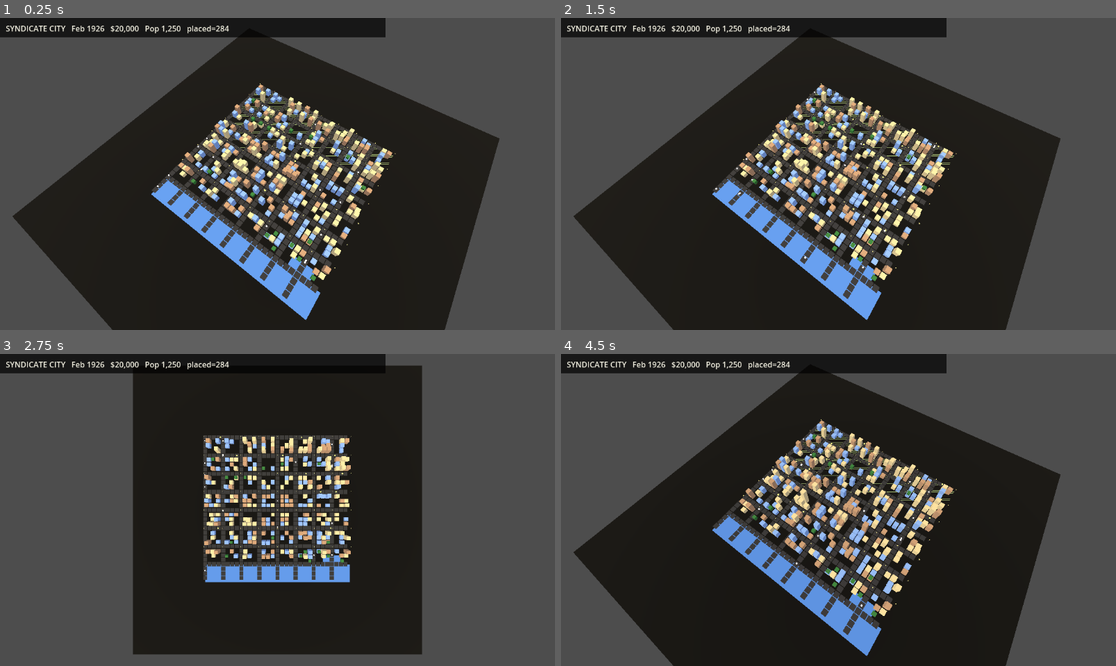
Above: before the commit, frames 1-4 (two rows, left to right).
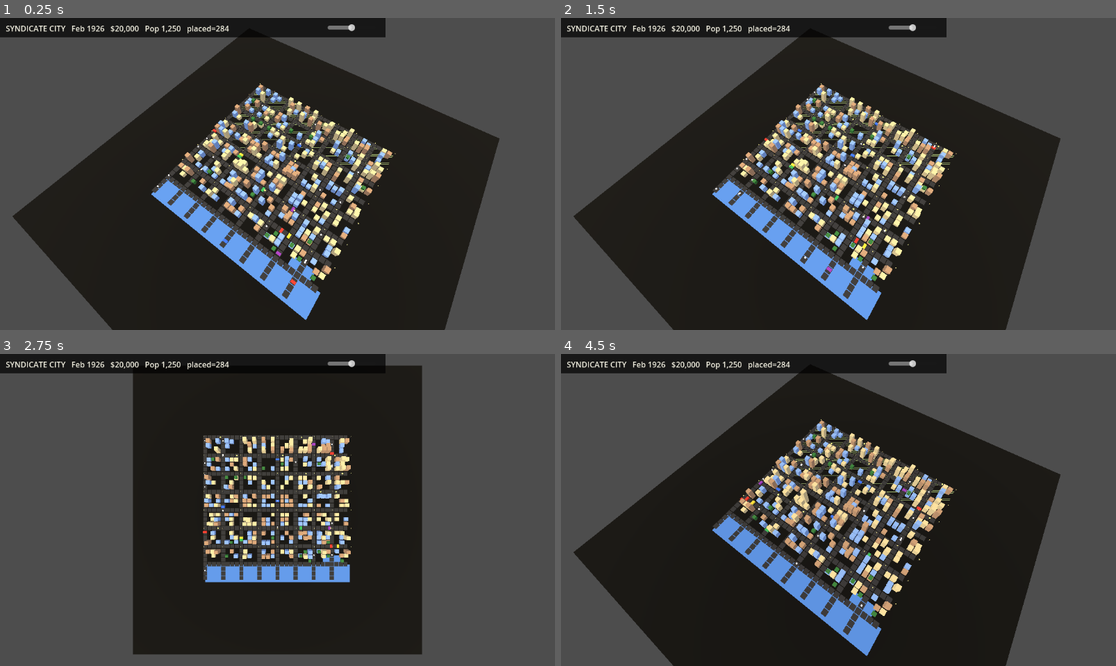
Above: after the commit, the same moments.

Repository: Fedgerick/syndicatecity-2d
Game: Godot game, scene res://main.tscn
Same seed, same stepped clock (60 frames per second), same inputs: the game is played once before the commit and once after it.
Inputs (mouse positions are in pixels of both pictures, inside the frame that each line leads up to):
- Up to frame 1 (0.25 s): no input
- Up to frame 2 (1.5 s): tap Enter at 0.5 s; move the mouse to (960, 158) at 0.52 s; tap T at 0.6, 1.35 s; click (960, 158) at 0.67 s; tap Space at 1.25 s; move the mouse to (727, 189) at 1.27 s; click (727, 189) at 1.42 s
- Up to frame 3 (2.75 s): tap Enter at 2 s; move the mouse to (333, 441) at 2.02 s; tap T at 2.1 s; click (333, 441) at 2.17 s
- Up to frame 4 (4.5 s): tap Space at 2.75 s; move the mouse to (810, 572) at 2.77 s; tap T at 2.85, 3.6, 4.35 s; click (810, 572) at 2.92 s; move the mouse to (1005, 556) at 3.52 s; click (1005, 556) at 3.67 s; move the mouse to (672, 463) at 4.27 s; click (672, 463) at 4.42 s

The runs differ from the first frame. In frame 1, 0.2% of the frame differs, in the area x 38-64%, y 2-86%; in frame 2, 0.2%; in frame 3, 0.1%; in frame 4, 0.2%.

Commit message:
city: cars on roads, HUD time slider, --topdown capture flag
12 cars drive along road paths with proper orientation, lifted 0.3m
above ground so they're visible from top-down. HUD has HSlider for time
of day, value change drives _apply_time.

Diff:
--- a/main.gd
+++ b/main.gd
@@ -31,6 +31,7 @@
 	_build_ground()
 	_build_water()
 	_build_traffic()
+	_build_cars()
 	_build_trees()
 	_build_roads()
 	_build_initial_buildings()
@@ -66,6 +67,7 @@
 	_t = fmod(_t + delta * 0.02, 1.0)
 	_apply_time()
 	_update_traffic(delta)
+	_update_cars(delta)
 	# Growth: every 0.5s, randomly bump a built cell to a higher density
 	growth_accum += delta
 	if growth_accum > 0.5:
@@ -355,6 +357,7 @@
 
 
 var hud_label: Label
+var hud_time_slider: HSlider
 
 func _build_hud() -> void:
 	var cl := CanvasLayer.new()
@@ -368,6 +371,15 @@
 	hud_label.add_theme_font_size_override("font_size", 16)
 	hud_label.add_theme_color_override("font_color", Color(0.95, 0.94, 0.88))
 	cl.add_child(hud_label)
+	hud_time_slider = HSlider.new()
+	hud_time_slider.min_value = 0
+	hud_time_slider.max_value = 1
+	hud_time_slider.step = 0.01
+	hud_time_slider.value = _t
+	hud_time_slider.position = Vector2(680, 8)
+	hud_time_slider.size = Vector2(100, 24)
+	hud_time_slider.value_changed.connect(func(v): _t = v; _apply_time())
+	cl.add_child(hud_time_slider)
 	_refresh_hud()
 
 
@@ -474,3 +486,56 @@
 		_place_building(int(entry.x), int(entry.z), int(entry.color), int(entry.density))
 	_t = float(data.get("t", 0.5))
 	print("LOAD: %d buildings" % placed_buildings.size())
+var cars: Array[MeshInstance3D] = []
+
+
+func _build_cars() -> void:
+	# Place 12 cars on random road paths
+	var rng := RandomNumberGenerator.new()
+	rng.seed = 77
+	for i in 12:
+		var path: Array = traffic_paths[rng.randi() % traffic_paths.size()]
+		var car := MeshInstance3D.new()
+		var mesh := BoxMesh.new()
+		var is_vert: bool = path[0].x == path[-1].x
+		mesh.size = Vector3(0.9 if is_vert else 1.6, 0.5, 1.6 if is_vert else 0.9)
+		car.mesh = mesh
+		var mat := StandardMaterial3D.new()
+		var car_colors := [
+			Color(0.85, 0.20, 0.15),
+			Color(0.20, 0.40, 0.85),
+			Color(0.85, 0.78, 0.20),
+			Color(0.20, 0.65, 0.30),
+			Color(0.55, 0.20, 0.65),
+		]
+		mat.albedo_color = car_colors[i % car_colors.size()]
+		# headlights as small emissive
+		mat.emission_enabled = false
+		car.material_override = mat
+		add_child(car)
+		car.set_meta("path", path)
+		car.set_meta("t", rng.randf())
+		car.set_meta("is_vert", is_vert)
+		cars.append(car)
+
+
+func _update_cars(delta: float) -> void:
+	for car in cars:
+		var path: Array = car.get_meta("path")
+		var t: float = car.get_meta("t")
+		t = fmod(t + delta * 0.07, 1.0)
+		car.set_meta("t", t)
+		var idx := int(t * (path.size() - 1))
+		var frac := t * (path.size() - 1) - idx
+		var a: Vector3 = path[idx]
+		var b: Vector3 = path[min(idx + 1, path.size() - 1)]
+		var p2 = a.lerp(b, frac)
+		p2.y = 0.3
+		car.position = p2
+		# Face direction of motion
+		var dir: Vector3 = (b - a).normalized()
+		if dir.length() > 0.01:
+			car.look_at(car.position + dir, Vector3.UP)
+			# rotate so car's long axis aligns with motion
+			if car.get_meta("is_vert"):
+				car.rotate_object_local(Vector3(0, 1, 0), PI / 2)
Binary file added: screenshots/step12_slider.png
Binary file added: screenshots/step13_cars.png
Binary file added: screenshots/step13_cars_v2.png
